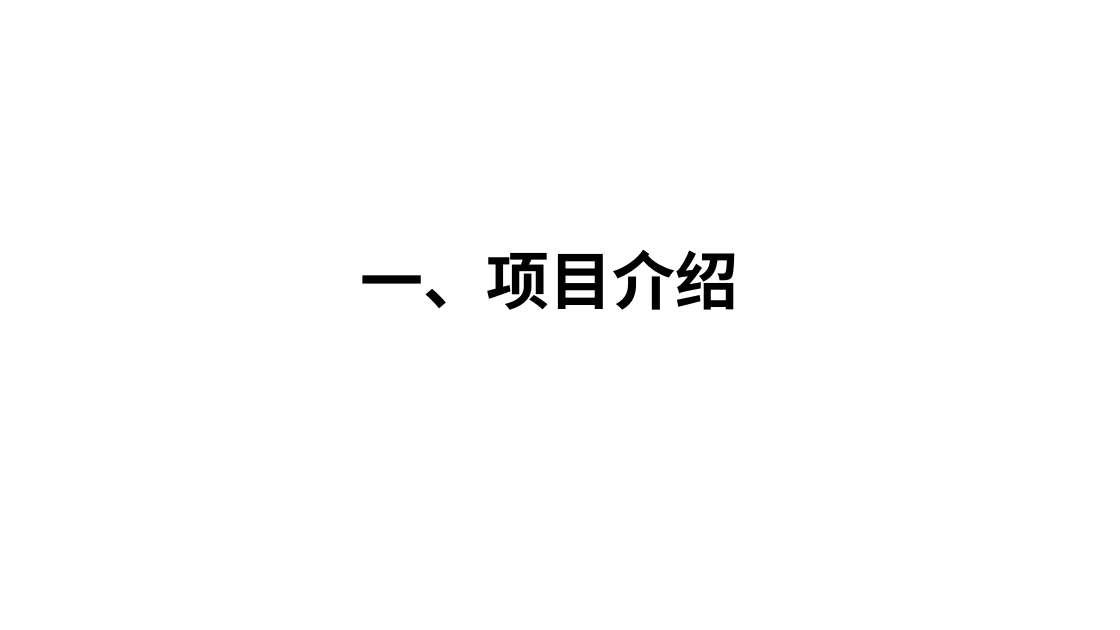
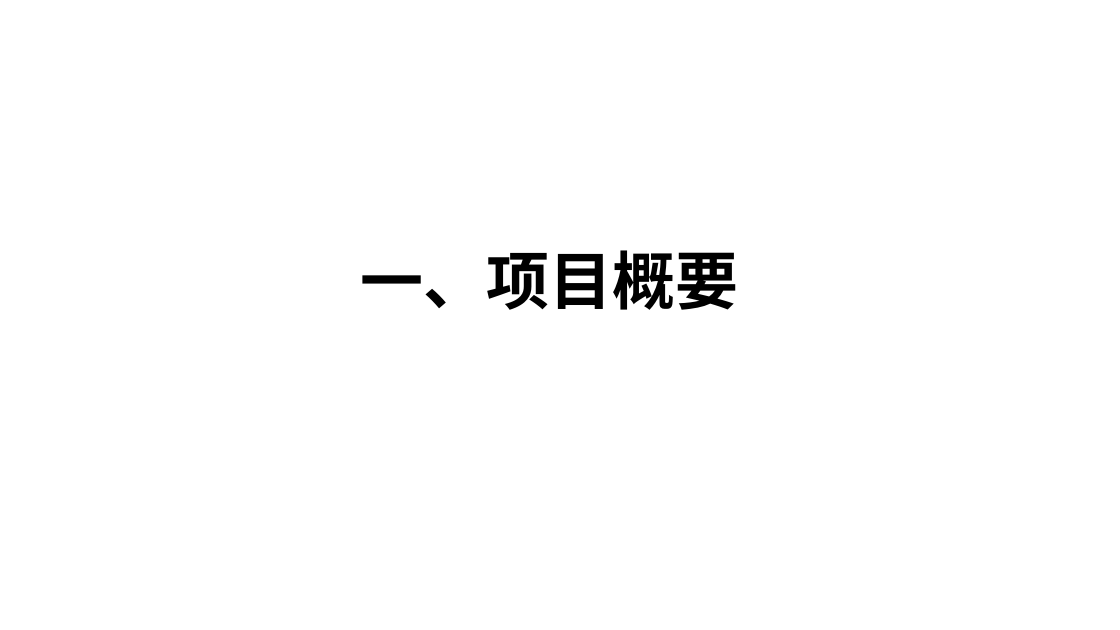
Before and after one commit to wanqqq29/2077CommentAnalyze, a slide deck: slide 4 of 材料/PPT/答辩v1.pptx. Drawn at 1120x630 pixels with LibreOffice and Linux fonts; fonts in the diff are those of the drawing; background and template pictures are left out. Boxes give left, top, right and bottom in pixels: in the first picture for what was removed or moved away, otherwise in the second. Text is boxed around its words. In the diff, an @@ line names an element or a change of style, - is before the commit and + after.

```diff
--- a/材料/PPT/答辩v1.pptx
+++ b/材料/PPT/答辩v1.pptx
@@ text at box(361, 250, 739, 310): text changed @@
-一、项目介绍
+一、项目概要
```
Also in this commit, not shown: 4 other slides changed, 17 slides added, 3 slides removed, 3 other files.
